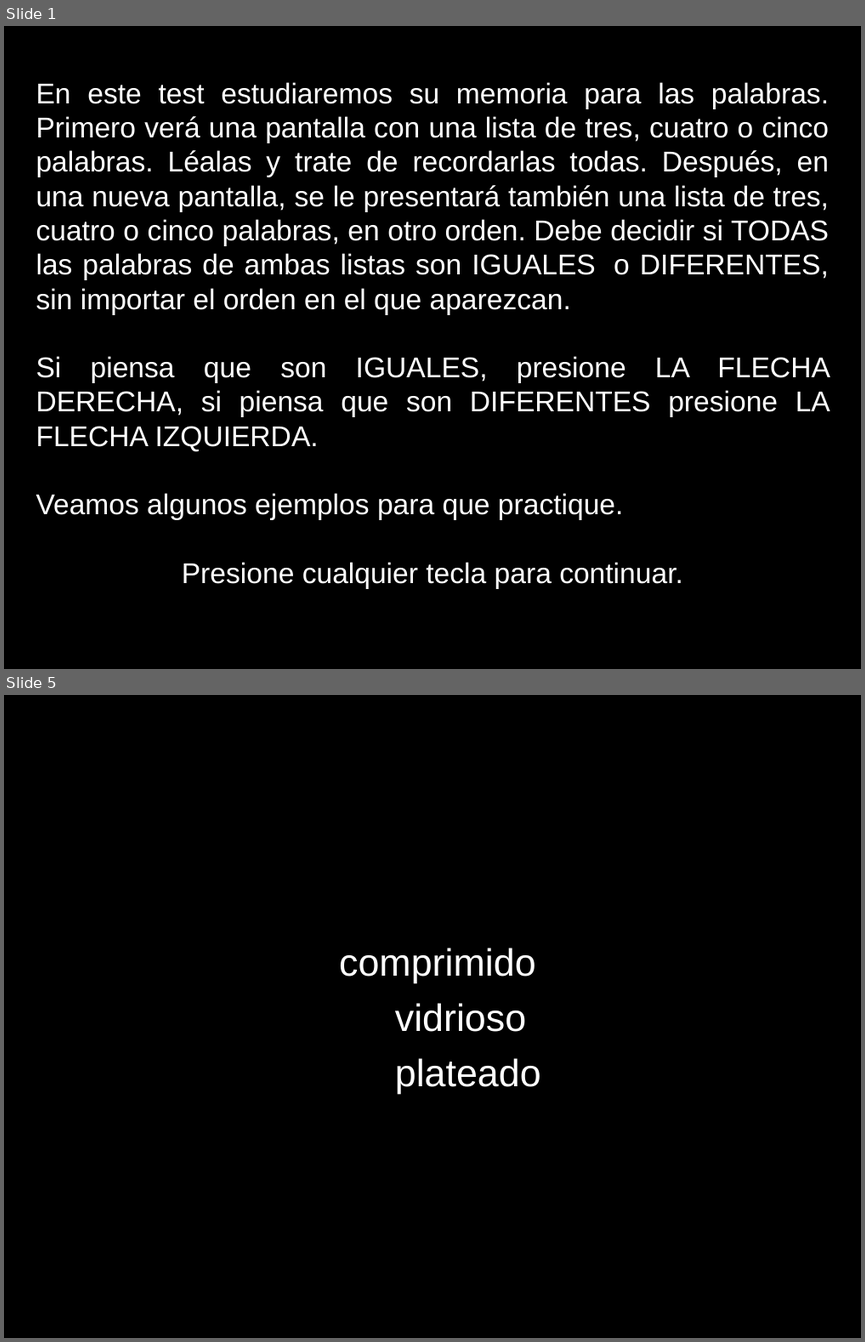
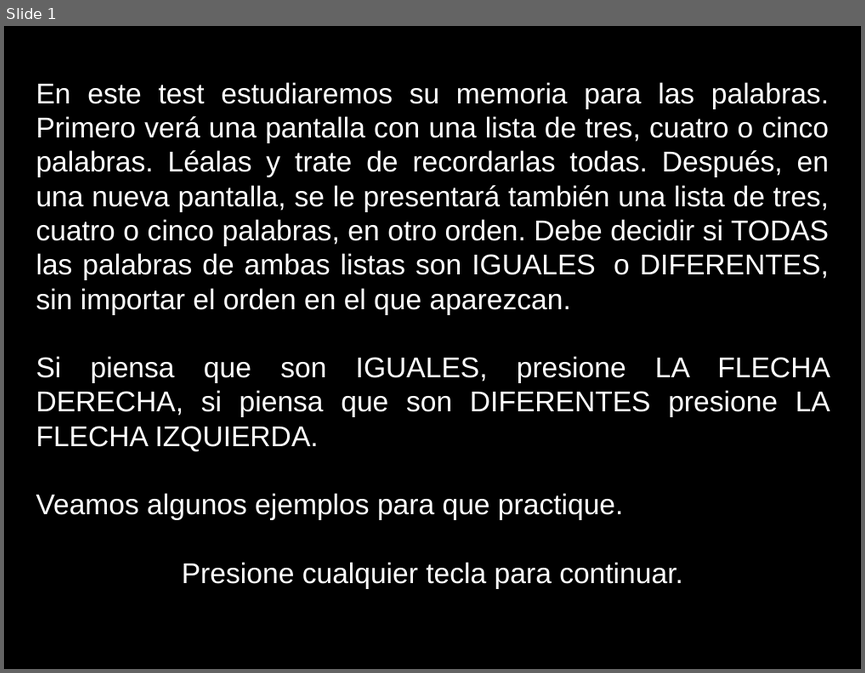
Before and after one commit to fbaglivo/INECO_SWM, a slide deck: Images/Images2.ppt. Shown one above the other, each under a label of ours: slides 1 and 5 before the commit, slide 1 after it; the slides between them are not shown. The pictures are 865x1342 and 865x673 pixels, drawn with LibreOffice and Linux fonts; fonts in the diff are those of the drawing. Boxes give left, top, right and bottom in pixels: in the first picture for what was removed or moved away, otherwise in the second. Text is boxed around its words. In the diff, an @@ line names an element or a change of style, - is before the commit and + after.

```diff
--- a/Images/Images2.ppt
+++ b/Images/Images2.ppt
@@ slide 5 removed at <box>4,695,861,1338</box>, background #000000 @@
@@ text removed at <box>339,947,541,1094</box> @@
-comprimido
-vidrioso
-plateado
```
Also in this commit, not shown: 1 slide added, 4 other slides removed, 5 other files.
